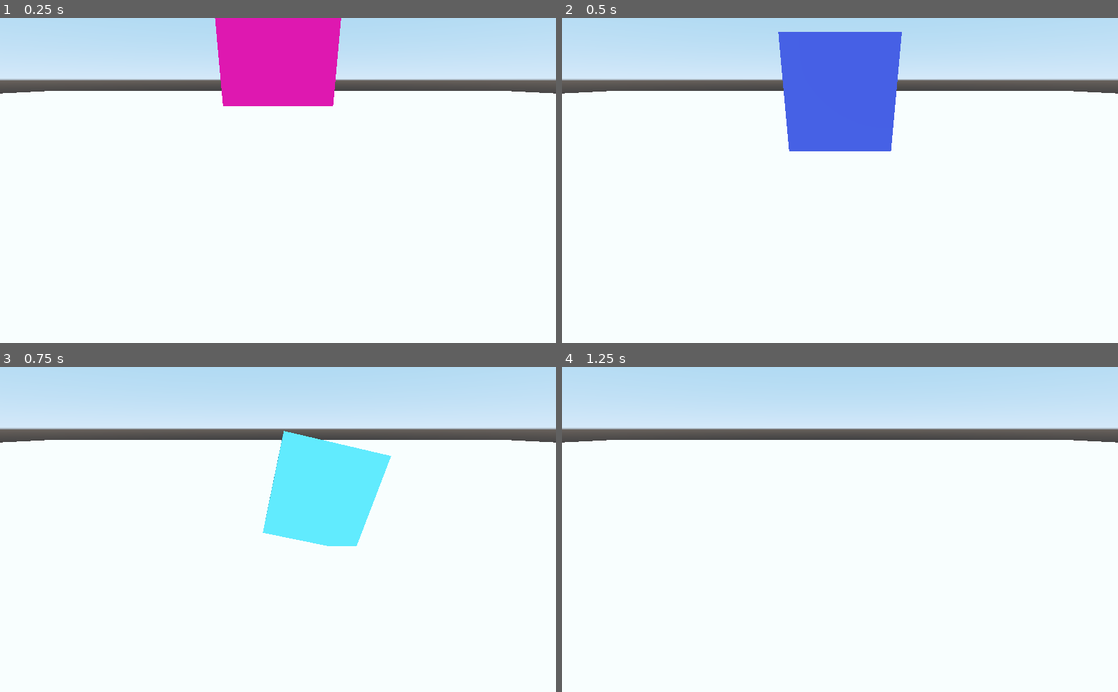
Above: before the commit, frames 1-4 (two rows, left to right).
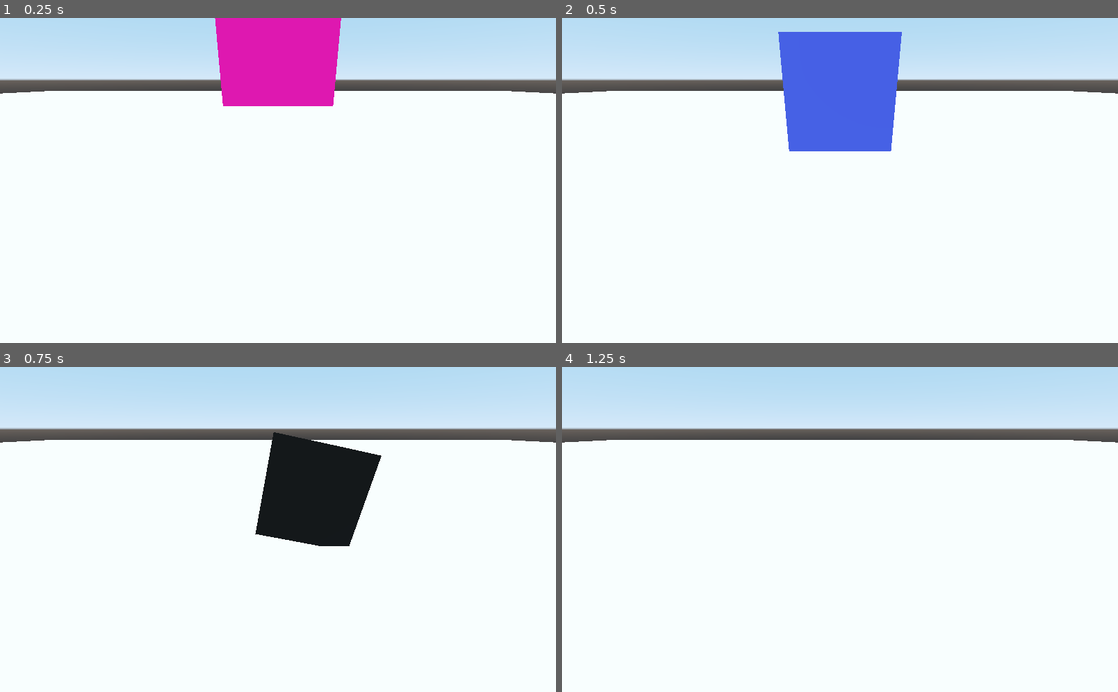
Above: after the commit, the same moments.

Repository: electric-jammers/godot-jam
Game: Godot game, scene res://scenes/mat_changer.tscn
The game is run twice, just before and just after one commit, with the same random seed, the same clock (stepped at 60 frames per second) and the same inputs. Before the commit the project starts from res://scripts/mat_changer.tscn.
Inputs:
- Up to frame 1 (0.25 s): no input
- Up to frame 2 (0.5 s): no input
- Up to frame 3 (0.75 s): hold D (move_right) from 0.53 s (still down)
- Up to frame 4 (1.25 s): keep holding D (move_right); tap Space (jump) at 0.77 s

Frames 1-2 are identical in both runs. In frame 3, 6.3% of the frame differs, in the area x 45-71%, y 19-56%; in frame 4, nothing differs.

Commit message:
Re-organise project hierarchy

Diff:
--- a/JamTest/megacube.tscn
+++ b/JamTest/prefabs/megacube.tscn
@@ -1,6 +1,6 @@
 [gd_scene load_steps=5 format=2]
 
-[ext_resource path="res://scripts/mega_cube.gd" type="Script" id=1]
+[ext_resource path="res://scripts/megacube.gd" type="Script" id=1]
 
 [sub_resource type="CubeMesh" id=1]
 
--- a/JamTest/project.godot
+++ b/JamTest/project.godot
@@ -16,7 +16,7 @@
 [application]
 
 config/name="GodotJamTest"
-run/main_scene="res://scripts/mat_changer.tscn"
+run/main_scene="res://scenes/mat_changer.tscn"
 config/icon="res://icon.png"
 
 [input]
--- a/JamTest/scripts/mat_changer.tscn
+++ b/JamTest/scenes/mat_changer.tscn
@@ -1,11 +1,11 @@
 [gd_scene load_steps=4 format=2]
 
-[ext_resource path="res://megacube.tscn" type="PackedScene" id=1]
+[ext_resource path="res://prefabs/megacube.tscn" type="PackedScene" id=1]
 
-[sub_resource type="PlaneMesh" id=4]
+[sub_resource type="PlaneMesh" id=1]
 size = Vector2( 100, 100 )
 
-[sub_resource type="ConcavePolygonShape" id=5]
+[sub_resource type="ConcavePolygonShape" id=2]
 data = PoolVector3Array( 50, 0, 50, -50, 0, 50, 50, 0, -50, -50, 0, 50, -50, 0, -50, 50, 0, -50 )
 
 [node name="Spatial" type="Spatial"]
--- a/JamTest/scripts/mega_cube.gd
+++ b/JamTest/scripts/megacube.gd
@@ -1,15 +1,14 @@
 extends RigidBody
 
 onready var csgmesh = $CSGMesh
+
+var move_dir := Vector2(0, 0)
 
 func _process(delta: float) -> void:
 	var spatialMat := csgmesh.material as SpatialMaterial
 	spatialMat.albedo_color = Color(sin(OS.get_ticks_msec()*0.01)*0.5+0.5, sin(OS.get_ticks_msec()*0.02+2.515)*0.5+0.5, sin(OS.get_ticks_msec()*0.002+0.121561)*0.5+0.5);
 
-
-func _physics_process(delta: float) -> void:
-	var move_dir := Vector2(0, 0)
-	var spatialMat := csgmesh.material as SpatialMaterial
+	move_dir =  Vector2(0, 0)
 
 	if(Input.get_action_strength("move_up") > 0):
 		move_dir += Vector2(0, -1)
@@ -23,7 +22,8 @@
 	if move_dir.length_squared() > 0:
 		spatialMat.albedo_color = Color(0, 0, 0)
 
-	#translation += Vector3(move_dir.x, 0, move_dir.y)
+func _physics_process(delta: float) -> void:
+
 	apply_central_impulse(Vector3(move_dir.x, 0, move_dir.y) * mass)
 
 	if(Input.get_action_strength("jump") > 0):
Not shown: 1 places in JamTest/scenes/mat_changer.tscn that only renumber resources
